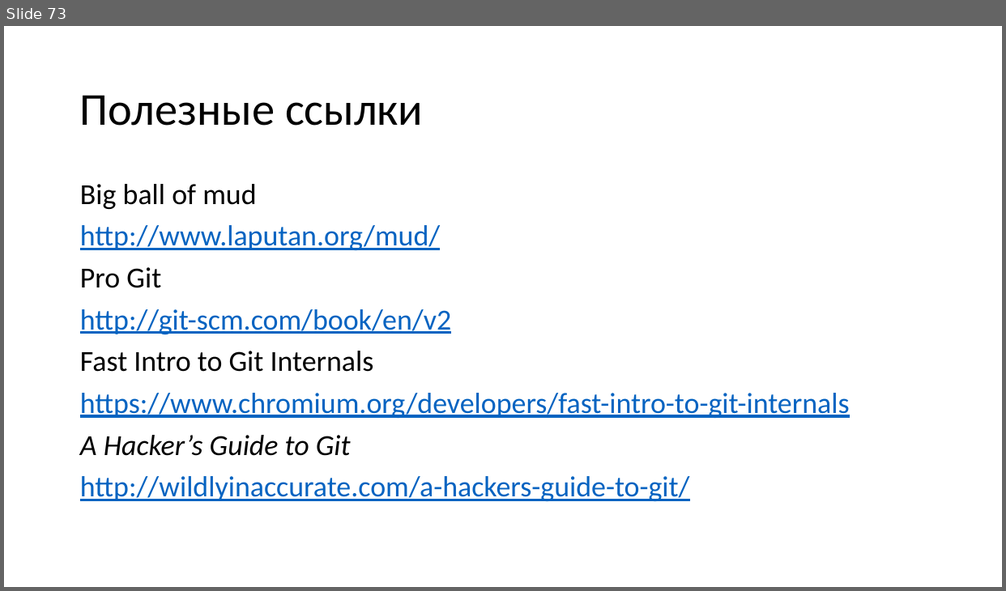
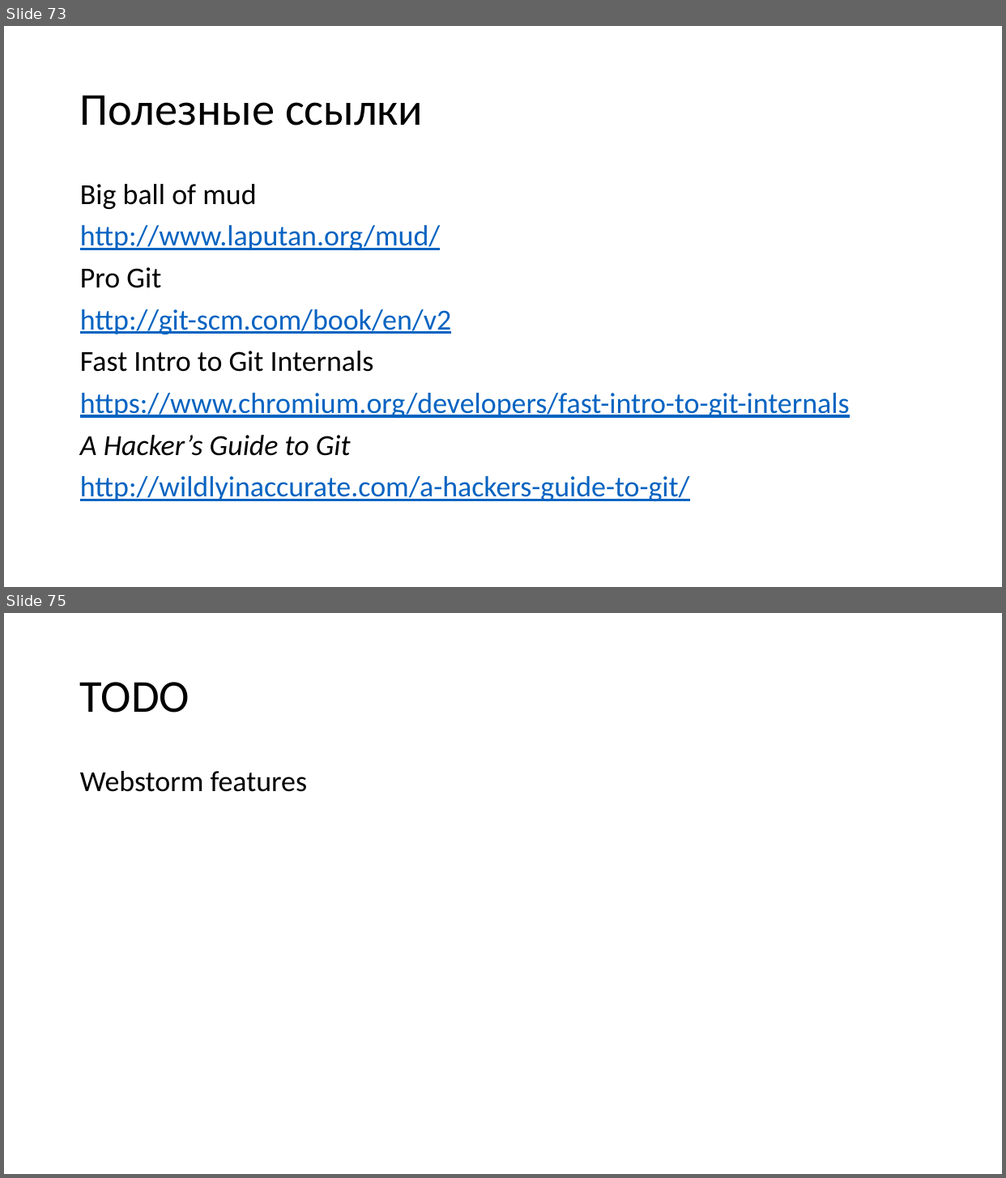
Before and after one commit to dzmitry-varabei/front-end-course, a slide deck: git-story/git-commit-code-review/Presentation1.pptx. Shown one above the other, each under a label of ours: slide 73 before the commit, slides 73 and 75 after it; the slides between them are not shown. The pictures are 1006x591 and 1006x1178 pixels, drawn with LibreOffice and Linux fonts; fonts in the diff are those of the drawing. Boxes give left, top, right and bottom in pixels: in the first picture for what was removed or moved away, otherwise in the second. Text is boxed around its words. In the diff, an @@ line names an element or a change of style, - is before the commit and + after.

```diff
--- a/git-story/git-commit-code-review/Presentation1.pptx
+++ b/git-story/git-commit-code-review/Presentation1.pptx
@@ slide 75 added at <box>4,613,1002,1174</box>, background #FFFFFF @@
@@ title added at <box>80,682,189,713</box>, 44 pt, text #000000 @@
+TODO
@@ text added at <box>80,771,308,792</box>, 28 pt, text #000000 @@
+Webstorm features
```
Also in this commit, not shown: 1 other slide added, 1 other file.
